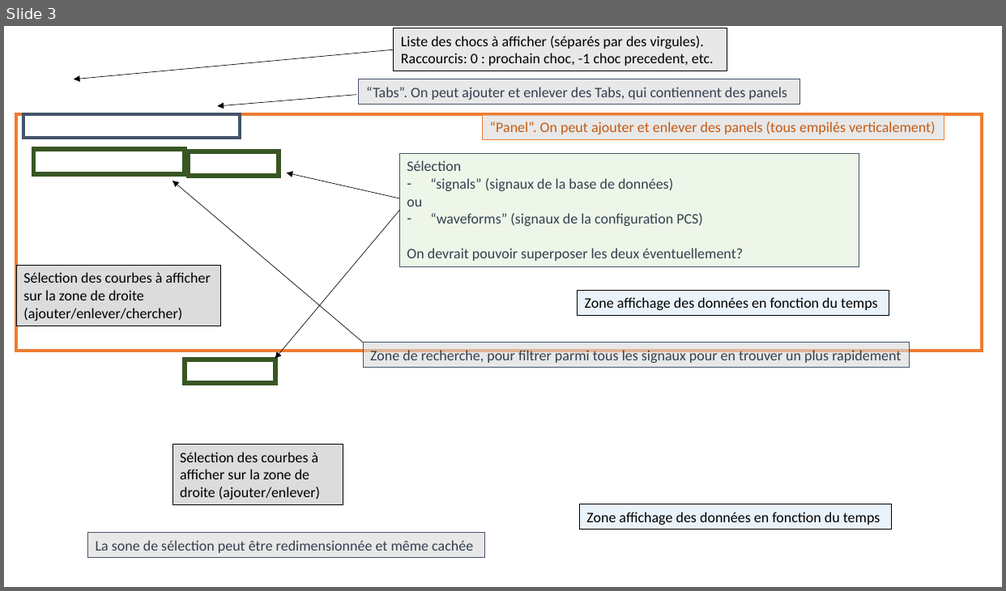
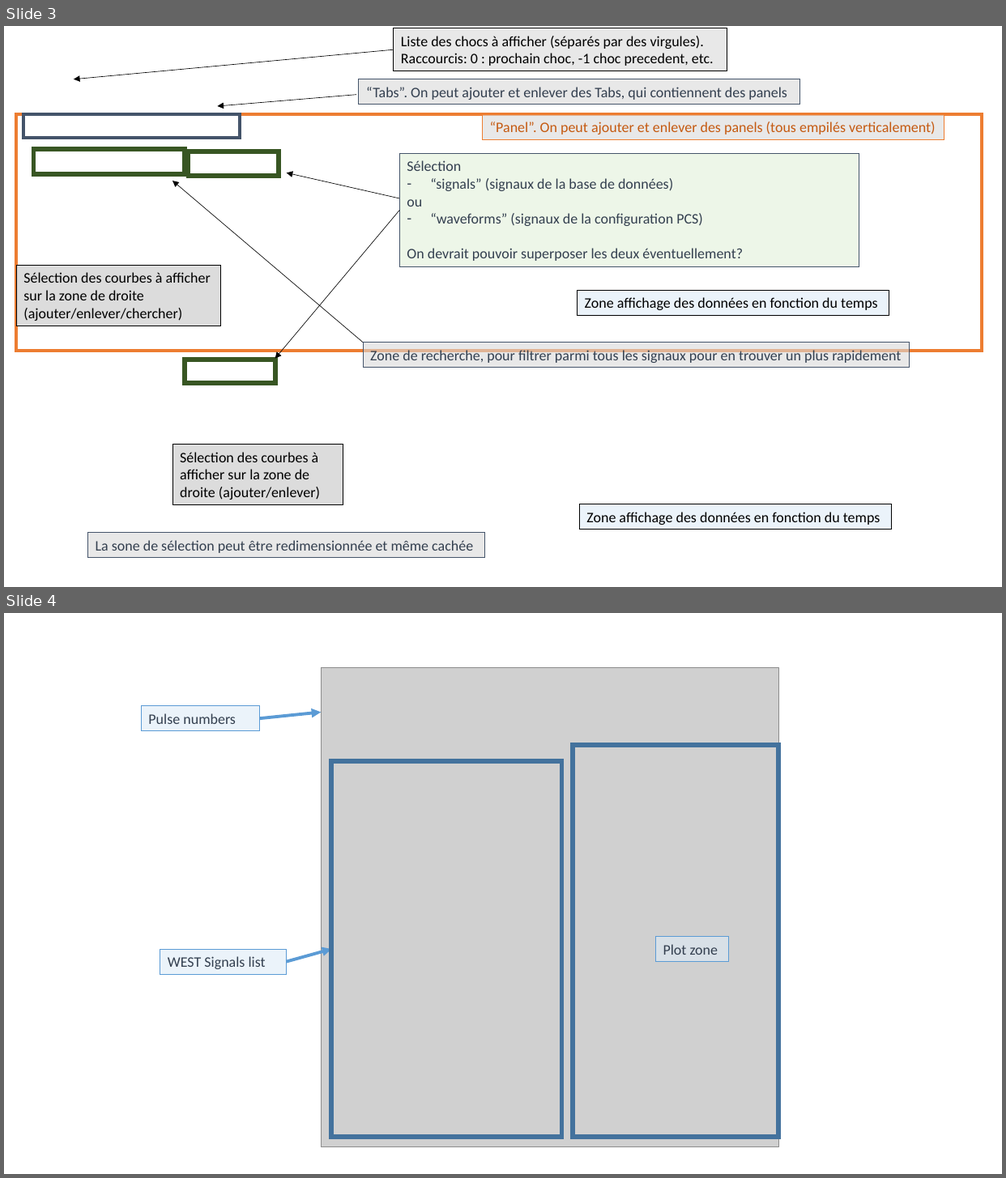
Before and after one commit to jhillairet/PPAT, a slide deck: doc/PPPAT_ControlRoom.pptx. Shown one above the other, each under a label of ours: slide 3 before the commit, slides 3 and 4 after it. The pictures are 1006x591 and 1006x1178 pixels, drawn with LibreOffice and Linux fonts; fonts in the diff are those of the drawing; grey boxes stand for pictures; background and template pictures are left out. Boxes give left, top, right and bottom in pixels: in the first picture for what was removed or moved away, otherwise in the second. Text is boxed around its words. In the diff, an @@ line names an element or a change of style, - is before the commit and + after.

```diff
--- a/doc/PPPAT_ControlRoom.pptx
+++ b/doc/PPPAT_ControlRoom.pptx
@@ slide 4 added at <box>4,613,1002,1174</box>, background #FFFFFF @@
@@ picture added at <box>321,667,778,1147</box> @@
@@ rectangle added at <box>141,706,259,731</box>, fill #DEEBF7 at 60% opacity, outline #5B9BD5 0.75 pt, 14 pt, text #333F50 @@
+Pulse numbers
@@ arrow added from (259, 718) to (321, 712), #5B9BD5 3 pt @@
@@ rectangle added at <box>572,745,778,1137</box>, outline #43739E 4.5 pt @@
@@ rectangle added at <box>332,761,562,1137</box>, outline #43739E 4.5 pt @@
@@ rectangle added at <box>160,949,286,974</box>, fill #DEEBF7 at 60% opacity, outline #5B9BD5 0.75 pt, 14 pt, text #333F50 @@
+WEST Signals list
@@ arrow added from (286, 962) to (332, 949), #5B9BD5 3 pt @@
@@ rectangle added at <box>656,936,729,962</box>, fill #DEEBF7 at 60% opacity, outline #5B9BD5 0.75 pt, 14 pt, text #333F50 @@
+Plot zone
```
Also in this commit, not shown: 1 other slide added.
